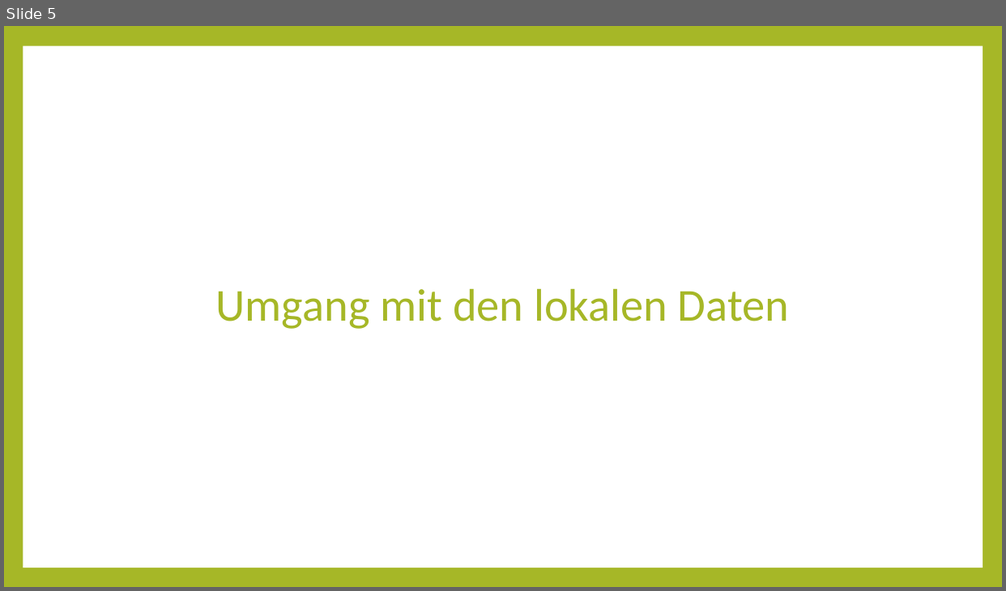
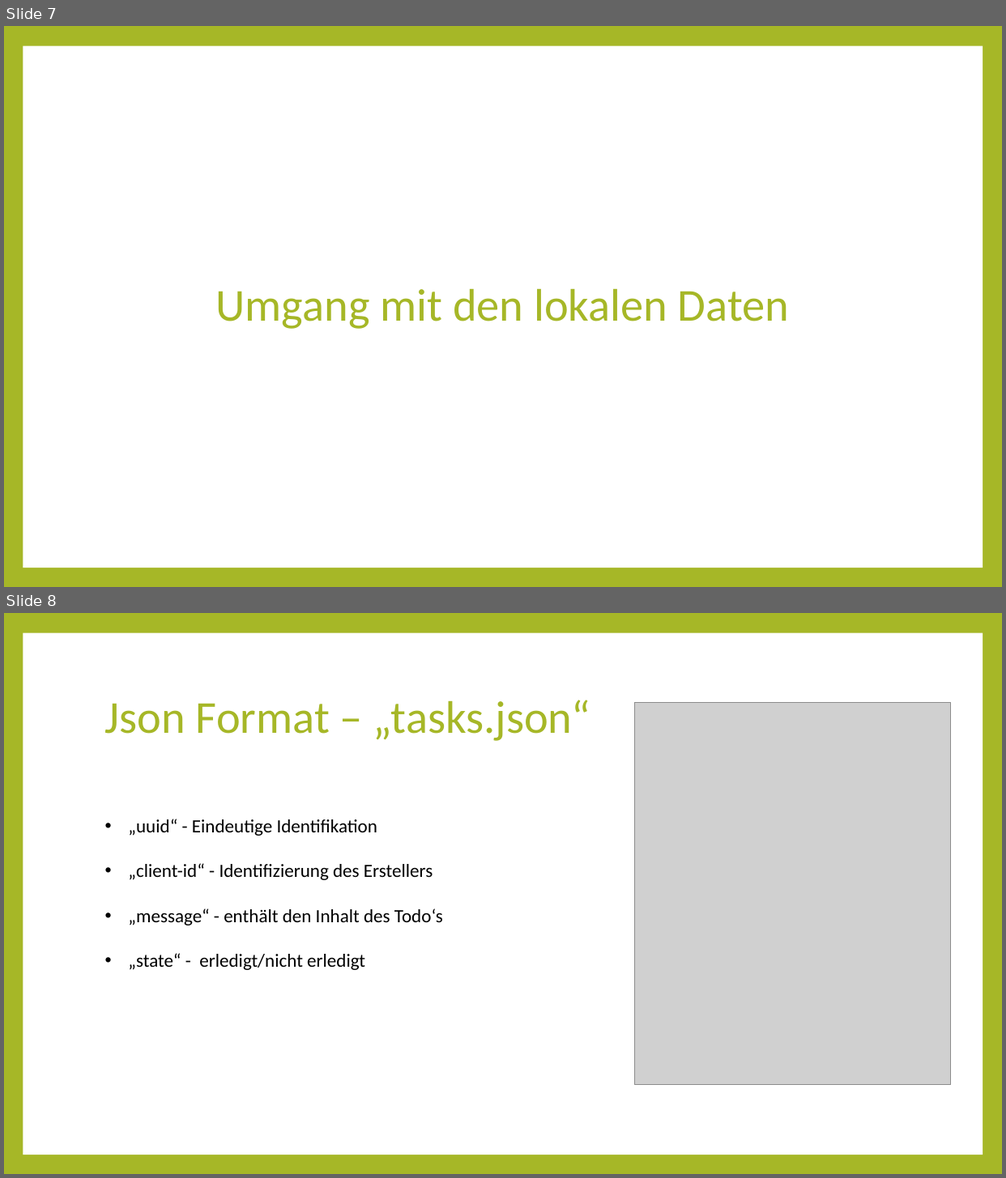
Before and after one commit to errorsHurt/KivyTodoList, a slide deck: dokumentation/Kivy Präsi.pptx. Shown one above the other, each under a label of ours: slide 5 before the commit, slides 7 and 8 after it. The pictures are 1006x591 and 1006x1178 pixels, drawn with LibreOffice and Linux fonts; fonts in the diff are those of the drawing; grey boxes stand for pictures. Boxes give left, top, right and bottom in pixels: in the first picture for what was removed or moved away, otherwise in the second. Text is boxed around its words. In the diff, an @@ line names an element or a change of style, - is before the commit and + after.

```diff
--- a/dokumentation/Kivy Präsi.pptx
+++ b/dokumentation/Kivy Präsi.pptx
@@ slide 8 added at bbox=[4, 613, 1002, 1174], background #A6B727; not listed: 1 template element that a slide beside it also shows @@
@@ title added at bbox=[105, 700, 591, 741], 44 pt, text #A6B727 @@
+Json Format – „tasks.json“
@@ picture added at bbox=[635, 702, 951, 1084] @@
@@ text added at bbox=[128, 819, 443, 970], 18 pt, text #000000 @@
+• „uuid“ - Eindeutige Identifikation
+• „client-id“ - Identifizierung des Erstellers
+• „message“ - enthält den Inhalt des Todo‘s
+• „state“ - erledigt/nicht erledigt
@@ what was slide 5 is now slide 7 @@
```
Also in this commit, not shown: 3 slides changed, 3 other slides added.
